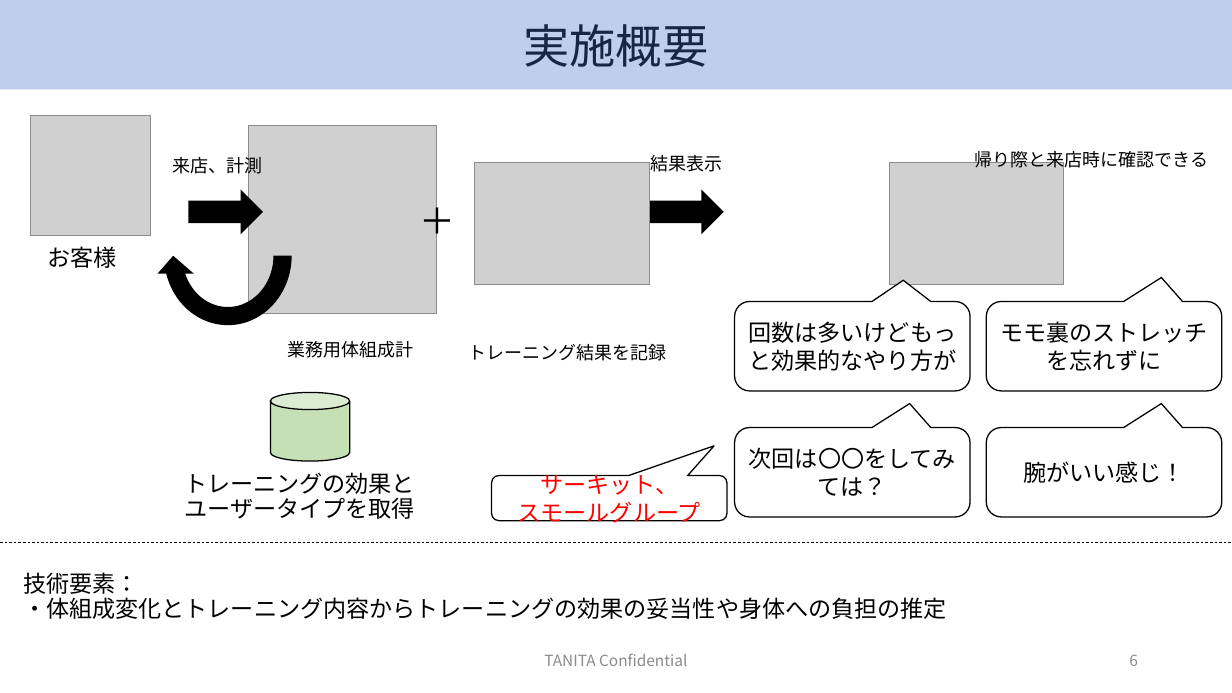
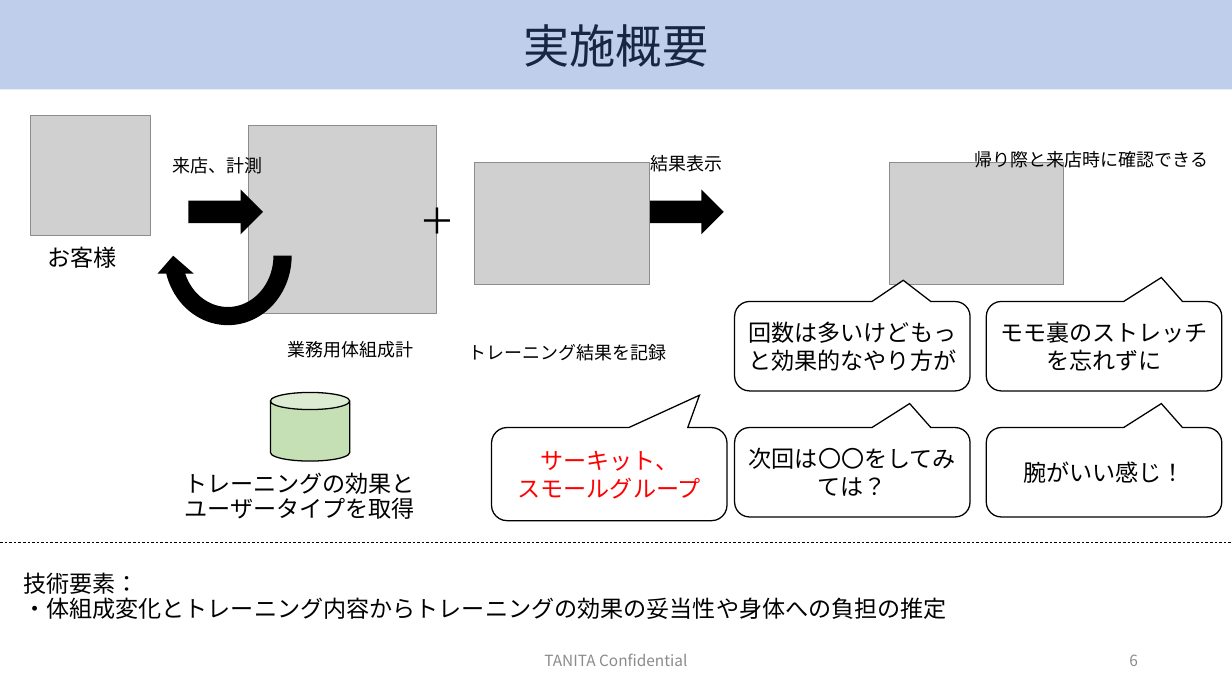
Before and after one commit to yutowac/git_tutorial, a slide deck: slide 6 of 20200401_企画構想書案.pptx. Drawn at 1232x693 pixels with LibreOffice and Linux fonts; fonts in the diff are those of the drawing; grey boxes stand for pictures. Boxes give left, top, right and bottom in pixels: in the first picture for what was removed or moved away, otherwise in the second. Text is boxed around its words. In the diff, an @@ line names an element or a change of style, - is before the commit and + after.

Commit message:
図の修正

```diff
--- a/20200401_企画構想書案.pptx
+++ b/20200401_企画構想書案.pptx
@@ rounded speech box "サーキット、": place and size @@
-rounded speech box "サーキット、" at [492,476,727,521]
+rounded speech box "サーキット、" at [492,428,727,521]
@@ rounded speech box "サーキット、" at [492,428,727,521]: proportions changed @@
```
